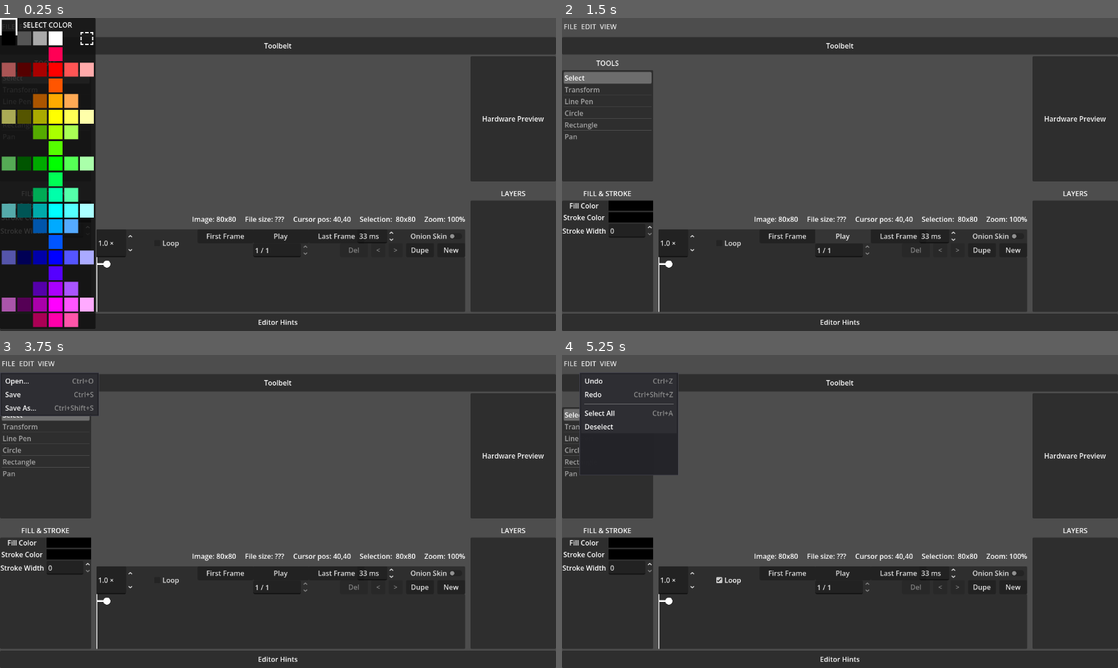
Above: before the commit, frames 1-4 (two rows, left to right).
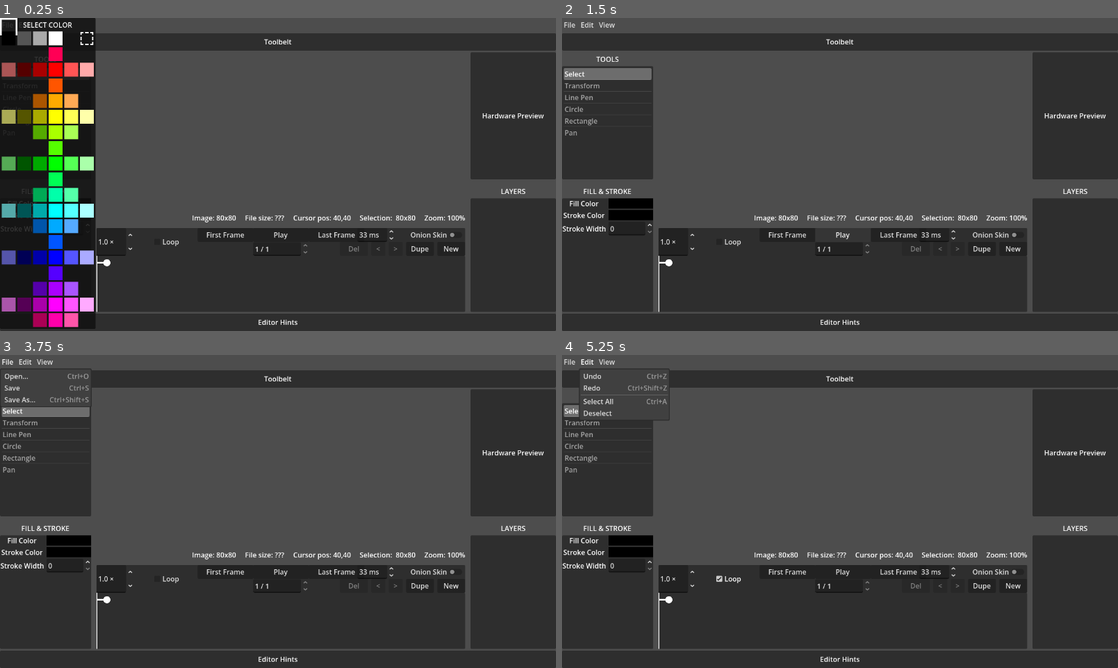
Above: after the commit, the same moments.

Repository: erlog135/Ripple
Game: Godot game, scene res://scenes/Editor.tscn
The game is run twice, just before and just after one commit, with the same random seed, the same clock (stepped at 60 frames per second) and the same inputs.
Inputs (mouse positions are in pixels of both pictures, inside the frame that each line leads up to):
- Up to frame 1 (0.25 s): no input
- Up to frame 2 (1.5 s): click "Play" at 0.5 s; click "Play" at 1.25 s
- Up to frame 3 (3.75 s): click "New" at 2 s; click "New" at 2.75 s; click (11, 364) at 3.5 s, where only the run before the commit has a clickable "FILE"
- Up to frame 4 (5.25 s): click "Loop" at 4.25 s; click (589, 364) at 5 s, where only the run before the commit has a clickable "EDIT"

The runs differ from the first frame. In frame 1, 3.6% of the frame differs, in the area x 0-100%, y 4-80%; in frame 2, 5.8%; in frame 3, 6.0%; in frame 4, 6.5%, in the area x 0-100%, y 1-80%.

Commit message:
make menu less custom

Diff:
--- a/managers/menu_dispatcher.gd
+++ b/managers/menu_dispatcher.gd
@@ -59,27 +59,3 @@
 		"view_clip_to_bounds":
 			return EditorState.clip_to_document_bounds
 	return false
-
-
-func _unhandled_key_input(event: InputEvent) -> void:
-	if not event.is_pressed() or event.is_echo():
-		return
-	for category_items: Array in MenuSchema.menu_data.values():
-		for item: Dictionary in category_items:
-			if _try_execute_shortcut_item(item, event):
-				return
-
-
-func _try_execute_shortcut_item(item: Dictionary, event: InputEvent) -> bool:
-	if item.has("shortcut"):
-		var sc: Shortcut = item["shortcut"]
-		if sc.matches_event(event):
-			if item.has("id"):
-				execute(item["id"])
-				get_viewport().set_input_as_handled()
-				return true
-	if item.get("type", "") == "submenu" and item.has("children"):
-		for child: Dictionary in item["children"]:
-			if _try_execute_shortcut_item(child, event):
-				return true
-	return false
--- a/scenes/Editor.tscn
+++ b/scenes/Editor.tscn
@@ -24,7 +24,6 @@
 grow_vertical = 2
 
 [node name="TopMenuBar" parent="VBoxContainer" unique_id=2124299505 instance=ExtResource("1_ndpqs")]
-custom_minimum_size = Vector2(0, 40)
 layout_mode = 2
 
 [node name="Toolbelt" type="Panel" parent="VBoxContainer" unique_id=87617283]
--- a/scenes/interface/TopMenuBar.tscn
+++ b/scenes/interface/TopMenuBar.tscn
@@ -2,20 +2,6 @@
 
 [ext_resource type="Script" uid="uid://dy0148fpphu0s" path="res://scenes/interface/top_menu_bar.gd" id="1_jo7eo"]
 
-[node name="TopMenuBar" type="Control" unique_id=2124299505]
-layout_mode = 3
-anchors_preset = 15
-anchor_right = 1.0
-anchor_bottom = 1.0
-grow_horizontal = 2
-grow_vertical = 2
+[node name="TopMenuBar" type="MenuBar" unique_id=2124299505]
+flat = true
 script = ExtResource("1_jo7eo")
-
-[node name="HBoxContainer" type="HBoxContainer" parent="." unique_id=1523933471]
-layout_mode = 1
-anchors_preset = 15
-anchor_right = 1.0
-anchor_bottom = 1.0
-grow_horizontal = 2
-grow_vertical = 2
-theme_override_constants/separation = 0
--- a/scenes/interface/menu_item.gd
+++ /dev/null
@@ -1,8 +0,0 @@
-class_name MenuItem
-
-var label: String
-var icon: Texture
-var shortcut: Shortcut
-var is_separator: bool
-var is_checkbox: bool
-var checked: bool
--- a/scenes/interface/menus/CustomMenuItem.tscn
+++ /dev/null
@@ -1,79 +0,0 @@
-[gd_scene format=3 uid="uid://bqx7menuitem001"]
-
-[ext_resource type="Script" path="res://scenes/interface/menus/custom_menu_item.gd" id="1_item"]
-
-[sub_resource type="StyleBoxFlat" id="StyleBoxFlat_item"]
-bg_color = Color(0.18, 0.18, 0.2, 1)
-content_margin_left = 8.0
-content_margin_top = 4.0
-content_margin_right = 8.0
-content_margin_bottom = 4.0
-
-[sub_resource type="StyleBoxFlat" id="StyleBoxFlat_submenu"]
-bg_color = Color(0.14, 0.14, 0.16, 0.98)
-content_margin_left = 4.0
-content_margin_top = 4.0
-content_margin_right = 4.0
-content_margin_bottom = 4.0
-border_width_left = 1
-border_width_top = 1
-border_width_right = 1
-border_width_bottom = 1
-border_color = Color(0.3, 0.3, 0.35, 1)
-
-[node name="CustomMenuItem" type="PanelContainer"]
-custom_minimum_size = Vector2(220, 28)
-mouse_filter = 0
-theme_override_styles/panel = SubResource("StyleBoxFlat_item")
-script = ExtResource("1_item")
-
-[node name="Row" type="HBoxContainer" parent="."]
-layout_mode = 2
-theme_override_constants/separation = 8
-
-[node name="CheckIcon" type="Label" parent="Row"]
-custom_minimum_size = Vector2(16, 0)
-layout_mode = 2
-text = ""
-horizontal_alignment = 1
-vertical_alignment = 1
-
-[node name="MainIcon" type="TextureRect" parent="Row"]
-visible = false
-custom_minimum_size = Vector2(16, 16)
-layout_mode = 2
-expand_mode = 1
-stretch_mode = 5
-
-[node name="Label" type="Label" parent="Row"]
-layout_mode = 2
-size_flags_horizontal = 3
-vertical_alignment = 1
-
-[node name="ShortcutText" type="Label" parent="Row"]
-layout_mode = 2
-size_flags_horizontal = 3
-horizontal_alignment = 2
-vertical_alignment = 1
-
-[node name="SubmenuArrow" type="Label" parent="Row"]
-visible = false
-custom_minimum_size = Vector2(12, 0)
-layout_mode = 2
-text = "›"
-horizontal_alignment = 2
-vertical_alignment = 1
-
-[node name="Separator" type="HSeparator" parent="."]
-visible = false
-layout_mode = 2
-
-[node name="SubmenuDropdown" type="PanelContainer" parent="."]
-visible = false
-custom_minimum_size = Vector2(220, 0)
-layout_mode = 2
-theme_override_styles/panel = SubResource("StyleBoxFlat_submenu")
-
-[node name="VBox" type="VBoxContainer" parent="SubmenuDropdown"]
-layout_mode = 2
-theme_override_constants/separation = 0
--- a/scenes/interface/menus/MenuDropdown.tscn
+++ /dev/null
@@ -1,31 +0,0 @@
-[gd_scene format=3 uid="uid://to06sk3w2yhc"]
-
-[ext_resource type="Script" path="res://scenes/interface/menus/menu_dropdown.gd" id="1_drop"]
-
-[sub_resource type="StyleBoxFlat" id="StyleBoxFlat_popup"]
-bg_color = Color(0.14, 0.14, 0.16, 0.98)
-content_margin_left = 4.0
-content_margin_top = 4.0
-content_margin_right = 4.0
-content_margin_bottom = 4.0
-border_width_left = 1
-border_width_top = 1
-border_width_right = 1
-border_width_bottom = 1
-border_color = Color(0.3, 0.3, 0.35, 1)
-
-[node name="MenuDropdown" type="PopupPanel"]
-min_size = Vector2i(220, 0)
-theme_override_styles/panel = SubResource("StyleBoxFlat_popup")
-script = ExtResource("1_drop")
-
-[node name="Margin" type="MarginContainer" parent="."]
-layout_mode = 2
-theme_override_constants/margin_left = 0
-theme_override_constants/margin_top = 0
-theme_override_constants/margin_right = 0
-theme_override_constants/margin_bottom = 0
-
-[node name="VBox" type="VBoxContainer" parent="Margin"]
-layout_mode = 2
-theme_override_constants/separation = 0
--- a/scenes/interface/menus/custom_menu_item.gd
+++ /dev/null
@@ -1,186 +0,0 @@
-extends PanelContainer
-
-signal item_pressed(action_id: String)
-
-const ITEM_SCENE := preload("res://scenes/interface/menus/CustomMenuItem.tscn")
-const SUBMENU_HOVER_DELAY := 0.15
-
-var item_data: Dictionary = {}
-
-@onready var _row: HBoxContainer = $Row
-@onready var _check_icon: Label = $Row/CheckIcon
-@onready var _main_icon: TextureRect = $Row/MainIcon
-@onready var _label: Label = $Row/Label
-@onready var _shortcut_text: Label = $Row/ShortcutText
-@onready var _submenu_arrow: Label = $Row/SubmenuArrow
-@onready var _separator: HSeparator = $Separator
-@onready var _submenu_dropdown: PanelContainer = $SubmenuDropdown
-
-var _submenu_hide_timer: Timer
-var _submenu_items: Array[Node] = []
-var _normal_style: StyleBoxFlat
-var _hover_style: StyleBoxFlat
-
-
-func _ready() -> void:
-	mouse_entered.connect(_on_mouse_entered)
-	mouse_exited.connect(_on_mouse_exited)
-	gui_input.connect(_on_gui_input)
-	MenuDispatcher.menu_state_changed.connect(_update_check_state)
-
-	_normal_style = get_theme_stylebox("panel") as StyleBoxFlat
-	if _normal_style:
-		_hover_style = _normal_style.duplicate() as StyleBoxFlat
-		_hover_style.bg_color = Color(0.26, 0.26, 0.32, 1)
-
-	_submenu_hide_timer = Timer.new()
-	_submenu_hide_timer.one_shot = true
-	_submenu_hide_timer.wait_time = SUBMENU_HOVER_DELAY
-	_submenu_hide_timer.timeout.connect(_hide_submenu)
-	add_child(_submenu_hide_timer)
-
-	_submenu_dropdown.top_level = true
-	_submenu_dropdown.visible = false
-	_submenu_dropdown.mouse_entered.connect(_on_submenu_mouse_entered)
-	_submenu_dropdown.mouse_exited.connect(_on_submenu_mouse_exited)
-
-
-func _exit_tree() -> void:
-	if MenuDispatcher.menu_state_changed.is_connected(_update_check_state):
-		MenuDispatcher.menu_state_changed.disconnect(_update_check_state)
-
-
-func setup(data: Dictionary) -> void:
-	item_data = data
-	var item_type: String = data.get("type", "action")
-
-	if item_type == "separator":
-		_row.visible = false
-		_separator.visible = true
-		mouse_filter = Control.MOUSE_FILTER_IGNORE
-		custom_minimum_size.y = 9
-		return
-
-	_row.visible = true
-	_separator.visible = false
-	mouse_filter = Control.MOUSE_FILTER_STOP
-
-	_label.text = data.get("label", "")
-	_submenu_arrow.visible = item_type == "submenu"
-
-	if data.has("icon"):
-		_main_icon.texture = load(data["icon"]) as Texture2D
-		_main_icon.visible = _main_icon.texture != null
-	else:
-		_main_icon.visible = false
-
-	var is_toggle := item_type == "checkbox" or item_type == "radio"
-	_check_icon.visible = is_toggle
-
-	if data.has("shortcut"):
-		var sc: Shortcut = data["shortcut"]
-		_shortcut_text.text = sc.get_as_text()
-		_shortcut_text.add_theme_color_override("font_color", Color(0.55, 0.55, 0.55))
-	else:
-		_shortcut_text.text = ""
-
-	if item_type == "submenu":
-		_build_submenu(data.get("children", []))
-
-	_update_check_state()
-
-
-func _build_submenu(children: Array) -> void:
-	for child: Node in _submenu_items:
-		child.queue_free()
-	_submenu_items.clear()
-
-	var box := _submenu_dropdown.get_node("VBox") as VBoxContainer
-	for child: Node in box.get_children():
-		child.queue_free()
-
-	for child_data: Dictionary in children:
-		var child_item: PanelContainer = ITEM_SCENE.instantiate()
-		box.add_child(child_item)
-		child_item.setup(child_data)
-		child_item.item_pressed.connect(_on_submenu_item_pressed)
-		_submenu_items.append(child_item)
-
-
-func _update_check_state() -> void:
-	if item_data.is_empty():
-		return
-	var item_type: String = item_data.get("type", "")
-	if item_type != "checkbox" and item_type != "radio":
-		return
-	if not item_data.has("id"):
-		return
-
-	var is_active := MenuDispatcher.get_state(item_data["id"])
-	if item_type == "checkbox":
-		_check_icon.text = "✓" if is_active else ""
-	elif item_type == "radio":
-		_check_icon.text = "●" if is_active else ""
-
-
-func _on_gui_input(event: InputEvent) -> void:
-	if item_data.get("type", "") == "separator":
-		return
-	if event is InputEventMouseButton and event.button_index == MOUSE_BUTTON_LEFT and event.pressed:
-		if item_data.get("type", "") == "submenu":
-			_show_submenu()
-			return
-		if item_data.has("id"):
-			item_pressed.emit(item_data["id"])
-			MenuDispatcher.execute(item_data["id"])
-
-
-func _on_submenu_item_pressed(action_id: String) -> void:
-	item_pressed.emit(action_id)
-
-
-func _on_mouse_entered() -> void:
-	if item_data.get("type", "") == "separator":
-		return
-	if _hover_style:
-		add_theme_stylebox_override("panel", _hover_style)
-	if item_data.get("type", "") == "submenu":
-		_submenu_hide_timer.stop()
-		_show_submenu()
-
-
-func _on_mouse_exited() -> void:
-	if item_data.get("type", "") == "separator":
-		return
-	if _normal_style:
-		add_theme_stylebox_override("panel", _normal_style)
-	if item_data.get("type", "") == "submenu":
-		_submenu_hide_timer.start()
-
-
-func _on_submenu_mouse_entered() -> void:
-	_submenu_hide_timer.stop()
-
-
-func _on_submenu_mouse_exited() -> void:
-	_submenu_hide_timer.start()
-
-
-func _show_submenu() -> void:
-	if item_data.get("type", "") != "submenu":
-		return
-	_submenu_dropdown.global_position = global_position + Vector2(size.x - 2, 0)
-	_submenu_dropdown.visible = true
-
-
-func _hide_submenu() -> void:
-	_submenu_dropdown.visible = false
-
-
-func _get_drag_data(_at_position: Vector2) -> Variant:
-	if not item_data.has("id"):
-		return null
-	var preview := Label.new()
-	preview.text = item_data.get("label", "")
-	set_drag_preview(preview)
-	return {"action_id": item_data["id"]}
--- a/scenes/interface/menus/menu_category_button.gd
+++ /dev/null
@@ -1,12 +0,0 @@
-class_name MenuCategoryButton
-extends Button
-
-signal menu_requested
-
-var category_name: String = ""
-
-
-func _ready() -> void:
-	flat = true
-	focus_mode = Control.FOCUS_NONE
-	pressed.connect(func(): menu_requested.emit())
--- a/scenes/interface/menus/menu_dropdown.gd
+++ /dev/null
@@ -1,33 +0,0 @@
-extends PopupPanel
-
-signal item_pressed(action_id: String)
-signal closed
-
-const ITEM_SCENE := preload("res://scenes/interface/menus/CustomMenuItem.tscn")
-
-@onready var _items_box: VBoxContainer = $Margin/VBox
-
-
-func _ready() -> void:
-	popup_hide.connect(func(): closed.emit())
-
-
-func populate(items: Array) -> void:
-	for child: Node in _items_box.get_children():
-		child.queue_free()
-
-	for item_data: Dictionary in items:
-		var menu_item: PanelContainer = ITEM_SCENE.instantiate()
-		_items_box.add_child(menu_item)
-		menu_item.setup(item_data)
-		menu_item.item_pressed.connect(_on_item_pressed)
-
-
-func open_below(anchor: Control) -> void:
-	var pos := anchor.global_position + Vector2(0, anchor.size.y)
-	popup(Rect2i(Vector2i(pos), Vector2i.ZERO))
-
-
-func _on_item_pressed(action_id: String) -> void:
-	item_pressed.emit(action_id)
-	hide()
--- a/scenes/interface/top_menu_bar.gd
+++ b/scenes/interface/top_menu_bar.gd
@@ -1,42 +1,81 @@
-extends Control
+extends MenuBar
 
-const DROPDOWN_SCENE := preload("res://scenes/interface/menus/MenuDropdown.tscn")
-
-@onready var _buttons_row: HBoxContainer = $HBoxContainer
-
-var _dropdown: PopupPanel
-var _open_category: String = ""
+## Builds a native MenuBar from MenuSchema, dispatching actions through MenuDispatcher.
 
 
 func _ready() -> void:
-	_dropdown = DROPDOWN_SCENE.instantiate()
-	add_child(_dropdown)
-	_dropdown.closed.connect(_on_dropdown_closed)
-	_build_category_buttons()
+	prefer_global_menu = true
+	_build_menus()
+	MenuDispatcher.menu_state_changed.connect(_on_menu_state_changed)
 
 
-func _build_category_buttons() -> void:
-	for child: Node in _buttons_row.get_children():
-		child.queue_free()
-
+func _build_menus() -> void:
 	for category: String in MenuSchema.menu_data.keys():
-		var button := MenuCategoryButton.new()
-		button.category_name = category
-		button.text = category.to_upper()
-		button.menu_requested.connect(_on_category_requested.bind(category, button))
-		_buttons_row.add_child(button)
+		var popup := PopupMenu.new()
+		popup.title = category
+		popup.hide_on_state_item_selection = true
+		add_child(popup)
+		_populate_popup(popup, MenuSchema.menu_data[category])
+		popup.index_pressed.connect(_on_index_pressed.bind(popup))
+		popup.about_to_popup.connect(_refresh_popup_states.bind(popup))
 
 
-func _on_category_requested(category: String, button: Button) -> void:
-	if _dropdown.visible and _open_category == category:
-		_dropdown.hide()
-		return
+func _populate_popup(popup: PopupMenu, items: Array) -> void:
+	for item_data: Dictionary in items:
+		var item_type: String = item_data.get("type", "action")
+		var label: String = item_data.get("label", "")
+		var action_id: String = item_data.get("id", "")
+		var sc: Shortcut = item_data.get("shortcut", null)
 
-	var items: Array = MenuSchema.menu_data.get(category, [])
-	_dropdown.populate(items)
-	_dropdown.open_below(button)
-	_open_category = category
+		match item_type:
+			"separator":
+				popup.add_separator()
+				popup.set_item_metadata(popup.item_count - 1, "")
+			"checkbox":
+				if sc:
+					popup.add_check_shortcut(sc, -1, true)
+				else:
+					popup.add_check_item(label)
+				var idx := popup.item_count - 1
+				popup.set_item_text(idx, label)
+				popup.set_item_metadata(idx, action_id)
+			"radio":
+				if sc:
+					popup.add_radio_check_shortcut(sc, -1, true)
+				else:
+					popup.add_radio_check_item(label)
+				var idx := popup.item_count - 1
+				popup.set_item_text(idx, label)
+				popup.set_item_metadata(idx, action_id)
+			_:
+				if sc:
+					popup.add_shortcut(sc, -1, true)
+				else:
+					popup.add_item(label)
+				var idx := popup.item_count - 1
+				popup.set_item_text(idx, label)
+				popup.set_item_metadata(idx, action_id)
 
 
-func _on_dropdown_closed() -> void:
-	_open_category = ""
+func _on_index_pressed(index: int, popup: PopupMenu) -> void:
+	var action_id: String = popup.get_item_metadata(index)
+	if not action_id.is_empty():
+		MenuDispatcher.execute(action_id)
+
+
+func _on_menu_state_changed() -> void:
+	for i in get_menu_count():
+		_refresh_popup_states(get_menu_popup(i))
+
+
+func _refresh_popup_states(popup: PopupMenu) -> void:
+	for idx in popup.item_count:
+		if popup.is_item_separator(idx):
+			continue
+		var action_id: String = popup.get_item_metadata(idx)
+		if action_id.is_empty():
+			continue
+		var item_data := MenuSchema.get_item_by_id(action_id)
+		var item_type: String = item_data.get("type", "")
+		if item_type in ["checkbox", "radio"]:
+			popup.set_item_checked(idx, MenuDispatcher.get_state(action_id))
Not shown, removed: scenes/interface/menu_item.gd.uid
Not shown, removed: scenes/interface/menus/custom_menu_item.gd.uid
Not shown, removed: scenes/interface/menus/menu_category_button.gd.uid
Not shown, removed: scenes/interface/menus/menu_dropdown.gd.uid
